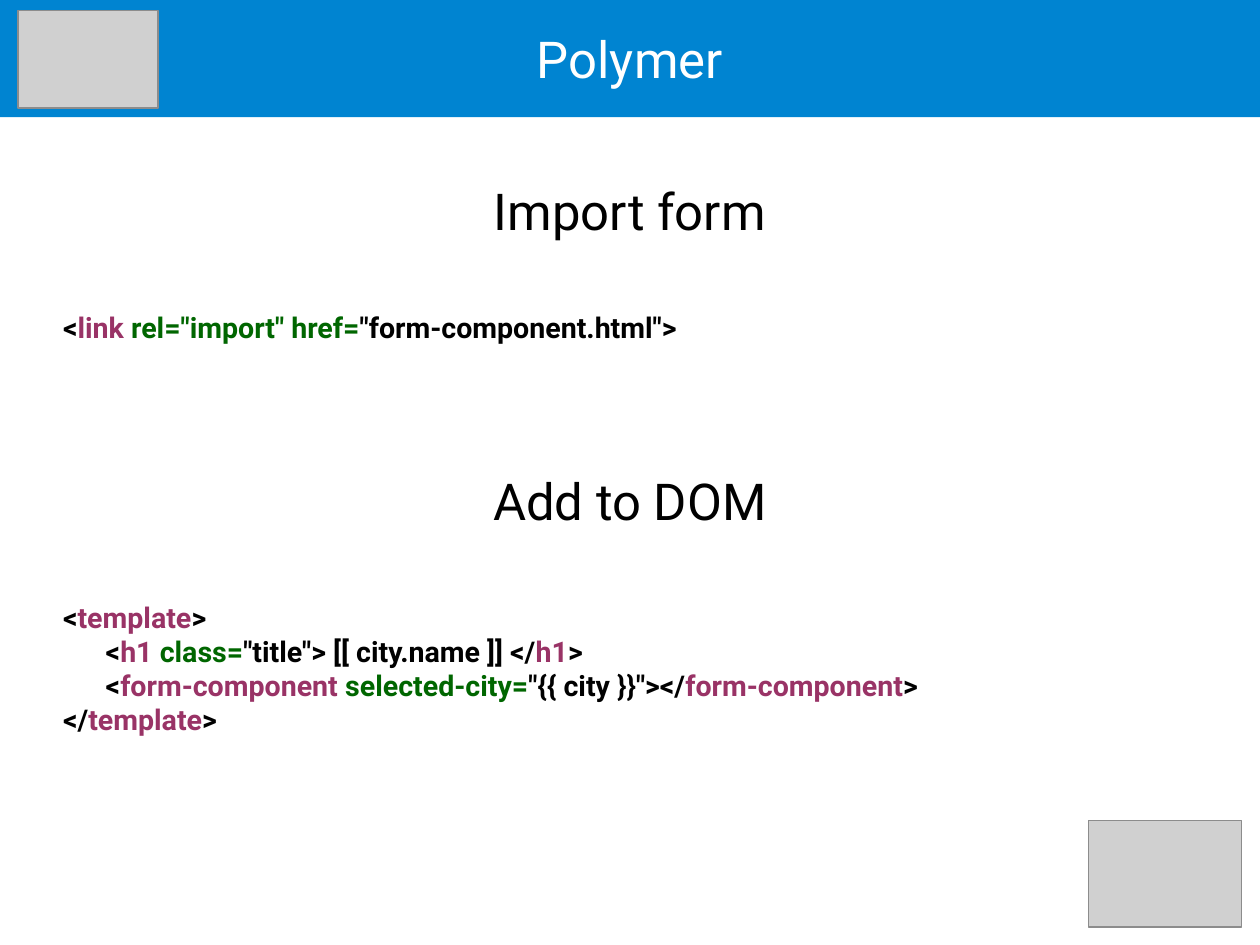
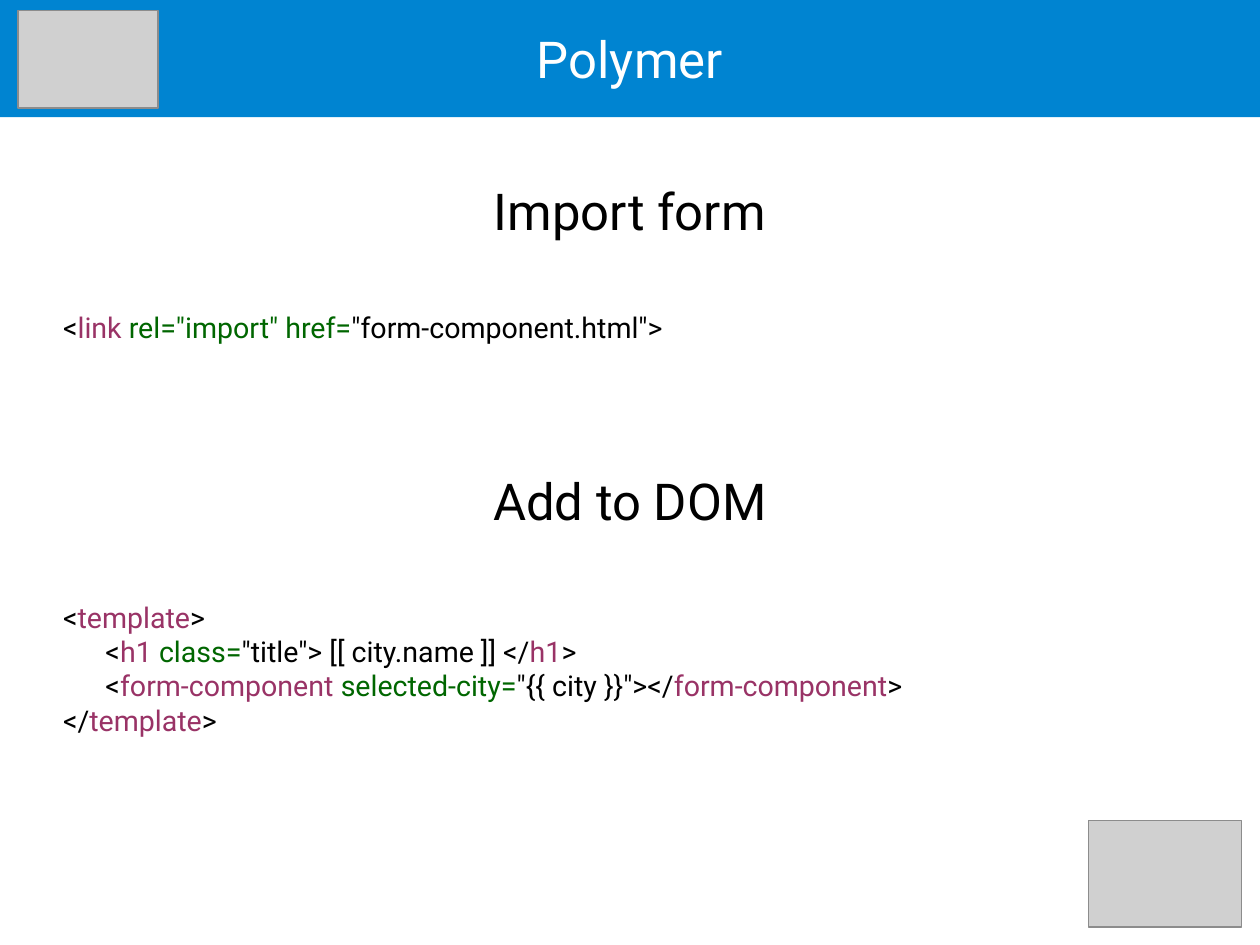
Before and after one commit to gerard-payne/polymer-demo, a slide deck: slide 19 of polymer 2 tutorial.odp. Drawn at 1260x945 pixels with LibreOffice and Linux fonts; fonts in the diff are those of the drawing; grey boxes stand for pictures. Boxes give left, top, right and bottom in pixels: in the first picture for what was removed or moved away, otherwise in the second. Text is boxed around its words. In the diff, an @@ line names an element or a change of style, - is before the commit and + after.

Commit message:
fixed broken fonts on osx

```diff
--- a/polymer 2 tutorial.odp
+++ b/polymer 2 tutorial.odp
@@ text at box(63, 316, 662, 344): bold off in "<link rel="import" href="form-component.html">" @@
@@ text at box(63, 606, 902, 737): bold off @@
```
Also in this commit, not shown: 19 other slides changed.
